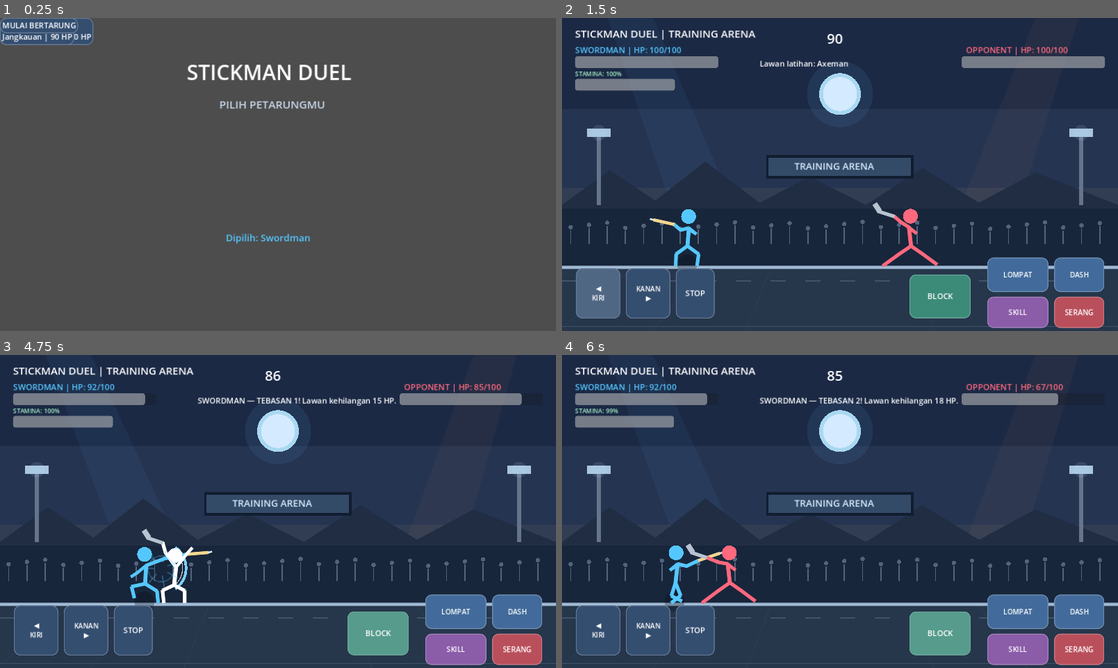
Above: before the commit, frames 1-4 (two rows, left to right).
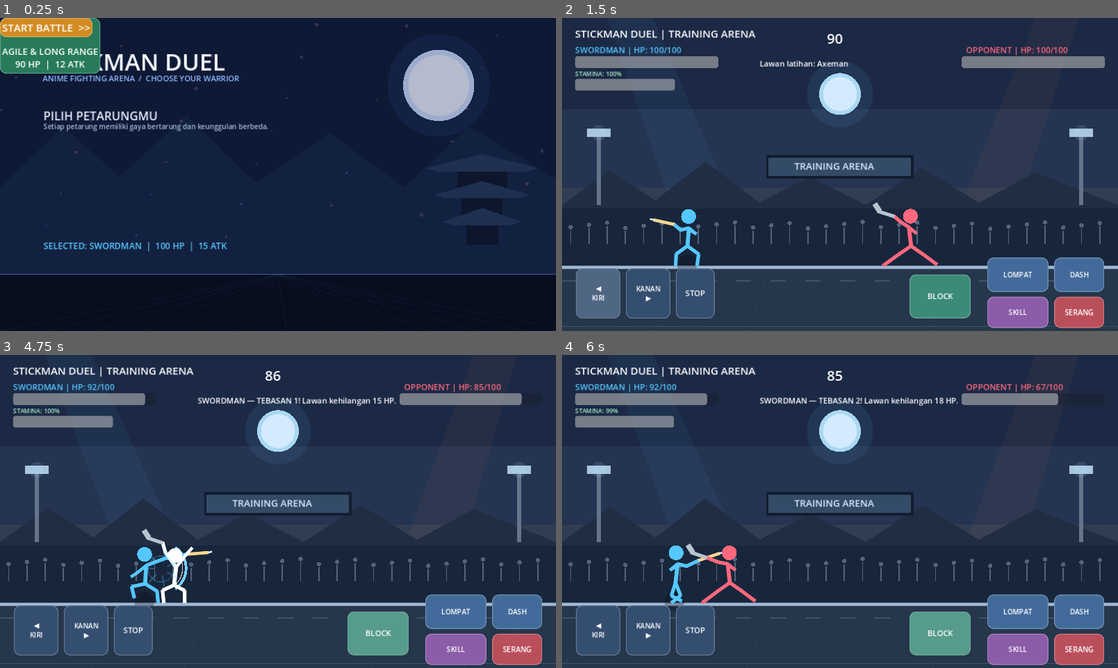
Above: after the commit, the same moments.

Repository: satriamada-web/stickman-duel
Game: Godot game, scene res://scenes/main.tscn
Two runs of this game, one before a commit and one after it. Both use one fixed random seed, a clock stepped at 60 frames per second and the inputs below.
Inputs:
- Up to frame 1 (0.25 s): no input
- Up to frame 2 (1.5 s): click "MULAI BERTARUNG" (after the commit: "START BATTLE >>") at 0.5 s; click "◀ KIRI" at 1.25 s
- Up to frame 3 (4.75 s): click "KANAN ▶" at 2 s; click "STOP" at 2.75 s; click "BLOCK" at 3.5 s; tap Enter at 4.25 s; hold D from 4.28 s (still down); tap Shift at 4.35 s; tap Space at 4.52 s
- Up to frame 4 (6 s): release D at 5.03 s; hold A 5.03-5.78 s; tap Shift at 5.1, 5.85 s; tap Space at 5.27 s; hold D from 5.78 s (still down)

The runs differ from the first frame. In frame 1, 100% of the frame differs, in the area x 0-100%, y 0-100%; in frame 2, nothing differs; in frame 3, less than 0.1%; in frame 4, less than 0.1%.

Commit message:
Redesign anime battle character selection screen

Diff:
--- a/scripts/main.gd
+++ b/scripts/main.gd
@@ -72,6 +72,7 @@
 var enemy_hp_label: Label
 var timer_label: Label
 var selection_label: Label
+var character_buttons: Dictionary = {}
 var result_button: Button
 var skill_button: Button
 var dash_button: Button
@@ -329,6 +330,7 @@
 
 func _draw() -> void:
 	if not game_started:
+		_draw_menu_backdrop()
 		return
 	_draw_arena_background()
 	var player_stats: Dictionary = CHARACTERS[selected_character]
@@ -391,6 +393,48 @@
 			draw_circle(spark_position, (3.5 if impact_effect_heavy else 2.5) * burst_alpha, Color.WHITE)
 
 
+func _draw_menu_backdrop() -> void:
+	# Latar pemilihan petarung bergaya anime: malam, bulan, kuil, dan kelopak sakura.
+	draw_rect(Rect2(0, 0, 1280, 720), Color("#080f25"))
+	draw_rect(Rect2(0, 0, 1280, 430), Color("#111d3d"))
+	draw_circle(Vector2(1010, 155), 118.0, Color(0.30, 0.55, 1.0, 0.10))
+	draw_circle(Vector2(1010, 155), 82.0, Color("#c7d9ff"))
+	draw_circle(Vector2(1010, 155), 70.0, Color("#e7edff"))
+	# Siluet pegunungan.
+	draw_colored_polygon(PackedVector2Array([
+		Vector2(0, 390), Vector2(145, 250), Vector2(275, 365),
+		Vector2(430, 225), Vector2(590, 380), Vector2(760, 265),
+		Vector2(930, 390), Vector2(1080, 250), Vector2(1280, 370),
+		Vector2(1280, 590), Vector2(0, 590)
+	]), Color("#17284b"))
+	# Pagoda di sisi kanan.
+	for floor_index in range(3):
+		var y := 340.0 + float(floor_index) * 62.0
+		var half_width := 105.0 - float(floor_index) * 19.0
+		draw_rect(Rect2(1110.0 - half_width * 0.55, y, half_width * 1.1, 58.0), Color("#101a32"))
+		draw_colored_polygon(PackedVector2Array([
+			Vector2(1110.0 - half_width - 24.0, y + 5.0),
+			Vector2(1110.0, y - 27.0),
+			Vector2(1110.0 + half_width + 24.0, y + 5.0),
+			Vector2(1110.0 + half_width, y + 13.0),
+			Vector2(1110.0 - half_width, y + 13.0)
+		]), Color("#26395f"))
+	# Kelopak sakura sebagai aksen.
+	for petal_index in range(34):
+		var px := float((petal_index * 173 + 71) % 1280)
+		var py := float((petal_index * 97 + 43) % 510)
+		var petal_color := Color("#ff8fc3") if petal_index % 2 == 0 else Color("#c5a4ff")
+		petal_color.a = 0.24
+		draw_circle(Vector2(px, py), 2.0 + float(petal_index % 3), petal_color)
+	# Lantai dan garis cahaya.
+	draw_rect(Rect2(0, 590, 1280, 130), Color("#090f20"))
+	draw_line(Vector2(0, 590), Vector2(1280, 590), Color("#4b78c8"), 2.0)
+	for line_index in range(13):
+		var x := float(line_index) * 110.0
+		draw_line(Vector2(640, 590), Vector2(x, 720), Color(0.24, 0.43, 0.75, 0.18), 1.0)
+	draw_rect(Rect2(0, 0, 1280, 720), Color(0.02, 0.04, 0.10, 0.22))
+
+
 func _draw_arena_background() -> void:
 	# Langit berlapis dengan cahaya arena yang bergerak perlahan.
 	draw_rect(Rect2(0, 0, 1280, FLOOR_Y), Color("#111b31"))
@@ -745,13 +789,21 @@
 	menu_ui = Control.new()
 	menu_ui.set_anchors_and_offsets_preset(Control.PRESET_FULL_RECT)
 	root.add_child(menu_ui)
-	_make_label(menu_ui, "STICKMAN DUEL", Vector2(430, 90), 48, Color.WHITE)
-	_make_label(menu_ui, "PILIH PETARUNGMU", Vector2(505, 180), 25, Color("#c8d7e8"))
-	selection_label = _make_label(menu_ui, "Dipilih: Swordman", Vector2(520, 490), 22, Color("#55c7ff"))
-	_add_button(menu_ui, "SWORDMAN\nSeimbang | 100 HP", Vector2(170, 285), Vector2(280, 145), func(): _select_character("Swordman"))
-	_add_button(menu_ui, "AXEMAN\nDamage tinggi | 110 HP", Vector2(500, 285), Vector2(280, 145), func(): _select_character("Axeman"))
-	_add_button(menu_ui, "SPEARMAN\nJangkauan | 90 HP", Vector2(830, 285), Vector2(280, 145), func(): _select_character("Spearman"))
-	_add_button(menu_ui, "MULAI BERTARUNG", Vector2(490, 550), Vector2(300, 80), _start_match)
+	_make_label(menu_ui, "STICKMAN DUEL", Vector2(92, 62), 54, Color("#f4f7ff"))
+	_make_label(menu_ui, "ANIME FIGHTING ARENA  /  CHOOSE YOUR WARRIOR", Vector2(98, 126), 18, Color("#91b9ff"))
+	_make_label(menu_ui, "PILIH PETARUNGMU", Vector2(100, 205), 27, Color("#e7edff"))
+	_make_label(menu_ui, "Setiap petarung memiliki gaya bertarung dan keunggulan berbeda.", Vector2(100, 238), 16, Color("#a9b9d8"))
+	var sword_card := _add_button(menu_ui, "SWORDMAN\n\nFAST & BALANCED\n100 HP  |  15 ATK", Vector2(100, 300), Vector2(320, 172), func(): _select_character("Swordman"))
+	var axe_card := _add_button(menu_ui, "AXEMAN\n\nPOWER & HEAVY\n110 HP  |  22 ATK", Vector2(480, 300), Vector2(320, 172), func(): _select_character("Axeman"))
+	var spear_card := _add_button(menu_ui, "SPEARMAN\n\nAGILE & LONG RANGE\n90 HP  |  12 ATK", Vector2(860, 300), Vector2(320, 172), func(): _select_character("Spearman"))
+	character_buttons = {"Swordman": sword_card, "Axeman": axe_card, "Spearman": spear_card}
+	_style_game_button(sword_card, Color("#1765b9"), 21)
+	_style_game_button(axe_card, Color("#a94d25"), 21)
+	_style_game_button(spear_card, Color("#287b59"), 21)
+	selection_label = _make_label(menu_ui, "SELECTED: SWORDMAN", Vector2(100, 510), 20, Color("#73caff"))
+	var start_button := _add_button(menu_ui, "START BATTLE  >>", Vector2(860, 555), Vector2(320, 82), _start_match)
+	_style_game_button(start_button, Color("#d18b22"), 24)
+	_select_character(selected_character)
 
 	game_ui = Control.new()
 	game_ui.set_anchors_and_offsets_preset(Control.PRESET_FULL_RECT)
@@ -880,8 +932,14 @@
 func _select_character(character_name: String) -> void:
 	selected_character = character_name
 	var stats: Dictionary = CHARACTERS[selected_character]
-	selection_label.text = "Dipilih: %s | %d HP | %d damage" % [selected_character, stats["hp"], stats["damage"]]
+	selection_label.text = "SELECTED: %s  |  %d HP  |  %d ATK" % [selected_character.to_upper(), stats["hp"], stats["damage"]]
 	selection_label.add_theme_color_override("font_color", Color(stats["color"]))
+	for fighter_name in character_buttons.keys():
+		var fighter_button: Button = character_buttons[fighter_name]
+		var base_color := Color("#1765b9") if fighter_name == "Swordman" else (Color("#a94d25") if fighter_name == "Axeman" else Color("#287b59"))
+		if fighter_name == selected_character:
+			base_color = base_color.lightened(0.28)
+		_style_game_button(fighter_button, base_color, 21)
 
 func _start_match() -> void:
 	var stats: Dictionary = CHARACTERS[selected_character]
